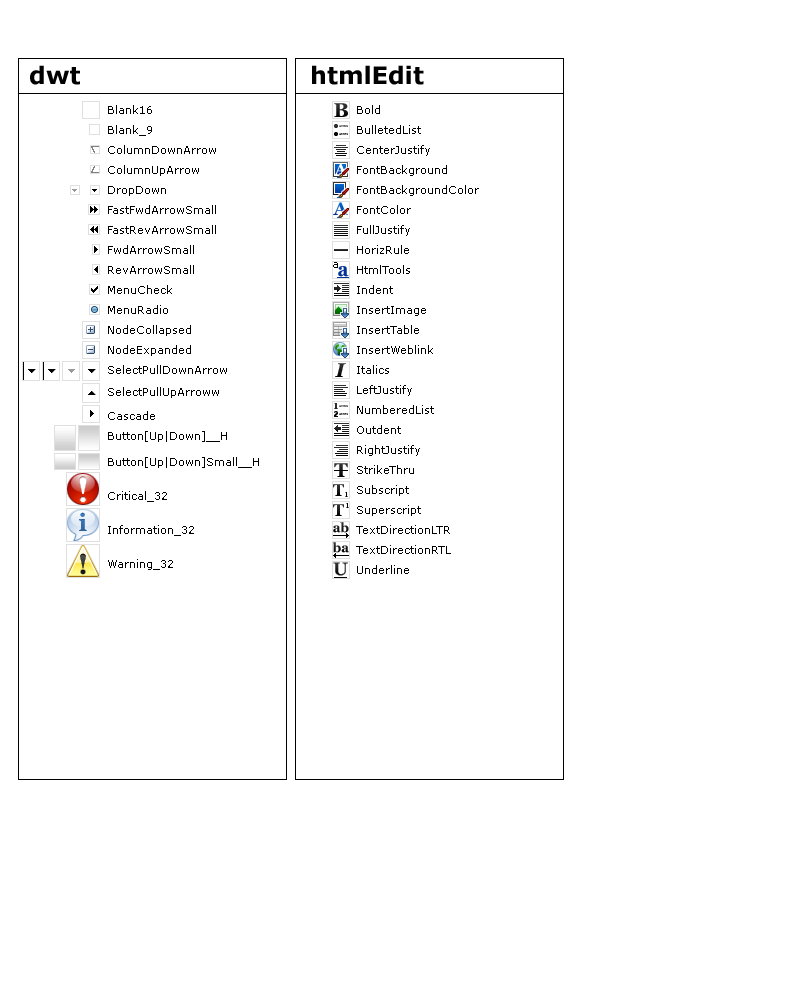
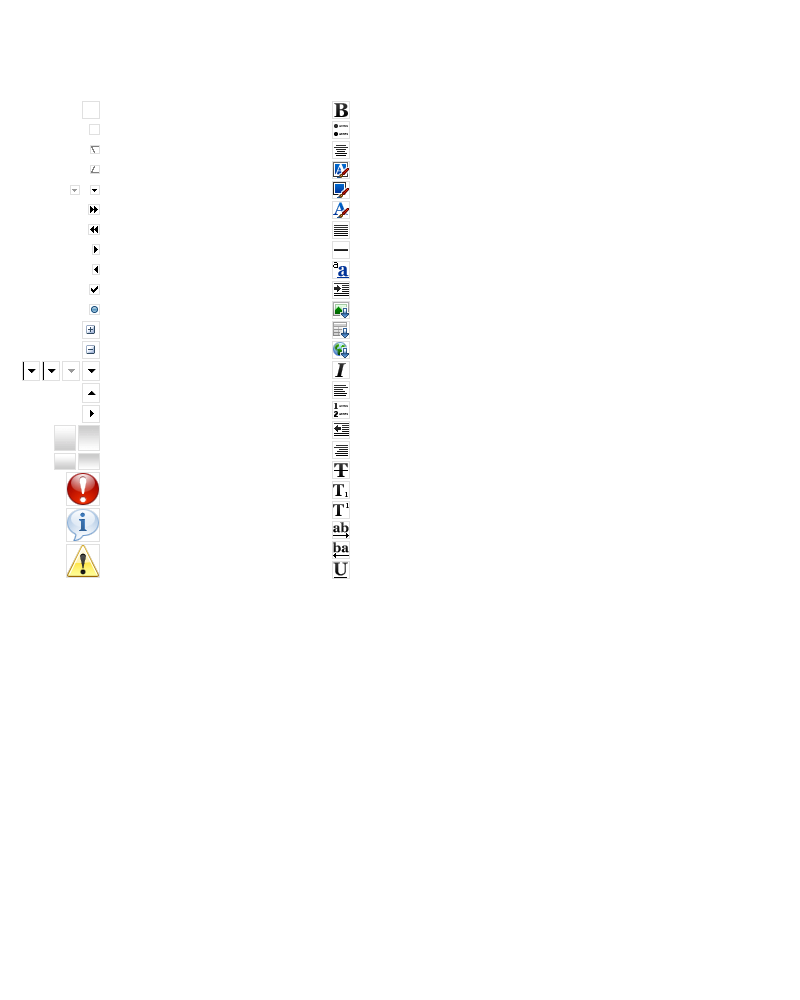
Layers edited between the first and the second 800 × 1000 image:
hid "folder label" over [30, 65, 424, 85]
hid "dwt text" over [108, 105, 259, 570]
hid "htmlEdit text" over [356, 105, 479, 574]
hid "bg" over [18, 58, 564, 780]
